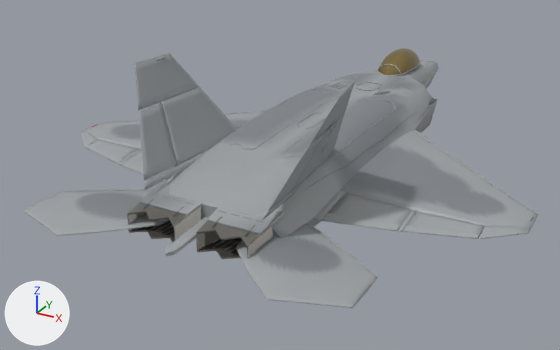
The Blender file assets/models/kestrel.blend: old version first, new version second.
Both versions are drawn from a 50 mm camera at (9.44, -20.98, 8.45) aimed at (-1.12, -1.78, -1.15). Arrows for +X, +Y and +Z are at lower left; the lights stay in place. The older version comes first.

Objects in the first picture: 'CS_aileron_L', 'CS_aileron_R', 'CS_flaperon_R', 'CS_rudder_L', 'CS_rudder_R', 'CS_stab_L', 'CS_stab_R', 'F22A / Gold coated canopy', 'F22A / Heat stained nozzle petals', 'F22A / Nozzle inner heat shielding', 'F22A / RAM edge coating', 'F22A / Raptor cool grey skin' and 3 more.
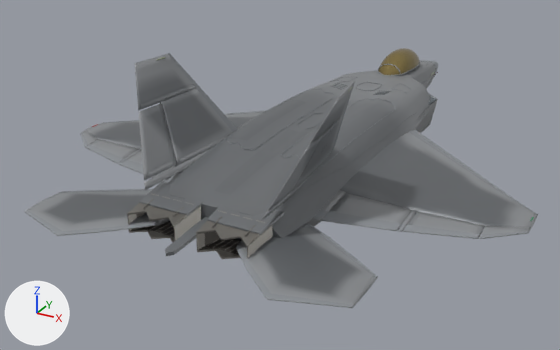
Pixel boxes [x1, y1, x2, y2] of what changed, in the pictures (560 x 350 px):
'F22A / Raptor cool grey skin', reshaped
    before: [80, 53, 538, 256]
    after: [80, 54, 538, 256]
part 1 of me_continuous_chined_fuselage, added
    after: [221, 99, 306, 141]
part 2 of me_continuous_chined_fuselage, added
    after: [214, 129, 308, 195]
part 3 of me_continuous_chined_fuselage, reshaped
    before: [220, 60, 438, 140]
    after: [168, 62, 436, 238]
part 4 of me_continuous_chined_fuselage, recoloured (darker)
    both: [80, 54, 538, 256]
part 5 of me_continuous_chined_fuselage, recoloured (darker)
    both: [80, 54, 538, 256]
part 6 of me_separate_swept_stabilator, reshaped
    before: [61, 189, 127, 192]
    after: [75, 189, 152, 192]
part 7 of me_separate_swept_stabilator, reshaped
    before: [25, 210, 156, 235]
    after: [25, 210, 157, 235]
part 8 of me_separate_swept_stabilator, recoloured (darker)
    both: [24, 191, 169, 236]
part 9 of me_separate_swept_stabilator, recoloured (darker)
    both: [24, 191, 169, 236]
part 10 of me_separate_swept_stabilator, recoloured
    both: [70, 189, 153, 192]
part 11 of me_separate_swept_stabilator_001, reshaped
    before: [306, 223, 378, 277]
    after: [305, 223, 378, 278]
part 12 of me_separate_swept_stabilator_001, reshaped
    before: [236, 245, 353, 307]
    after: [236, 244, 353, 307]
part 13 of me_separate_swept_stabilator_001, recoloured (darker)
    both: [239, 226, 377, 308]
part 14 of me_separate_swept_stabilator_001, recoloured (darker)
    both: [239, 226, 377, 308]
part 15 of me_separate_swept_stabilator_001, recoloured
    both: [307, 224, 376, 276]

Edits to the bpy script that builds the scene:
```text
Add mat_raptor_metallic_grey_camouflage:
    mat_raptor_metallic_grey_camouflage = bpy.data.materials.new('Raptor metallic grey camouflage')
    mat_raptor_metallic_grey_camouflage.use_nodes = True; mat_raptor_metallic_grey_camouflage.node_tree.nodes.clear()
    _N = mat_raptor_metallic_grey_camouflage.node_tree.nodes; _L = mat_raptor_metallic_grey_camouflage.node_tree.links
    n0 = _N.new('ShaderNodeBsdfPrincipled'); n0.name = 'Principled BSDF'
    n0.inputs[1].default_value = 0.3  # 'Metallic'
    n0.inputs[2].default_value = 0.46  # 'Roughness'
    n1 = _N.new('ShaderNodeOutputMaterial'); n1.name = 'Material Output'
    n2 = _N.new('ShaderNodeVertexColor'); n2.name = 'Color Attribute'
    n2.layer_name = 'Paint'
    _L.new(n0.outputs[0], n1.inputs[0])  # 'BSDF' to 'Surface'
    _L.new(n2.outputs[0], n0.inputs[0])  # 'Color' to 'Base Color'
Add mat_light_ghost_grey_edge_trim:
    mat_light_ghost_grey_edge_trim = principled_material('Light ghost grey edge trim')
    mat_light_ghost_grey_edge_trim.base_color = (0.262, 0.28, 0.3)  # grey #8c9095
    mat_light_ghost_grey_edge_trim.metallic = 0.04
    mat_light_ghost_grey_edge_trim.roughness = 0.7
Change me_continuous_chined_fuselage:
    remove me_continuous_chined_fuselage.from_pydata(...)  # 6350 vertices, 6241 faces; spans x -6.8..6.8, y -9.0..8.3, z -0.9..3.3
    add me_continuous_chined_fuselage.from_pydata(...)  # 7438 vertices, 7245 faces; spans x -6.8..6.8, y -9.0..7.7, z -0.9..3.3
    me_continuous_chined_fuselage part 1: a new loose piece of 297 vertices spanning x -1.6..-0.8, y -4.6..-0.7, z 0.8..1.0, in mat_raptor_metallic_grey_camouflage
    me_continuous_chined_fuselage part 2: a new loose piece of 217 vertices spanning x -0.3..0.3, y -6.7..-2.8, z 0.5..0.8, in mat_raptor_metallic_grey_camouflage
    me_continuous_chined_fuselage part 3: 12 vertices moved within x -1.5..1.5, y -4.2..7.7, z 0.1..0.8; 96 vertices removed from x -0.6..0.6, y 7.8..8.3, z -0.3..0.3; 670 vertices added at x -2.1..2.1, y -7.2..7.7, z 0.1..1.0
    me_continuous_chined_fuselage part 4: 5435 kept faces spanning x -6.8..6.8, y -9.0..7.7, z -0.9..3.3 get new vertex colours; the middle colour goes from grey #9ea2a5 to grey #7a7d80
    me_continuous_chined_fuselage part 5: 5436 faces spanning x -6.8..6.8, y -9.0..7.7, z -0.9..3.3 switch from mat_raptor_cool_grey_skin to mat_raptor_metallic_grey_camouflage
Change me_separate_swept_stabilator:
    remove me_separate_swept_stabilator.from_pydata(...)  # 1924 vertices, 1884 faces; spans x -3.28..0.0, y -2.46..0.99, z -0.15..0.15
    add me_separate_swept_stabilator.from_pydata(...)  # 1984 vertices, 1940 faces; spans x -3.28..0.0, y -2.46..0.99, z -0.15..0.15
    me_separate_swept_stabilator part 6: 15 vertices removed from x -3.28..0.0, y -0.64..0.87, z 0.02..0.04; 45 vertices added at x -3.28..0.0, y -0.68..0.92, z 0.02..0.06
    me_separate_swept_stabilator part 7: 15 vertices removed from x -3.28..0.0, y -2.33..-0.88, z 0.02..0.04; 45 vertices added at x -3.28..0.0, y -2.4..-0.86, z 0.02..0.05
    me_separate_swept_stabilator part 8: 1745 kept faces spanning x -3.28..0.0, y -2.46..0.99, z -0.15..0.15 get new vertex colours; the middle colour goes from grey #a6aaad to grey #898c8f
    me_separate_swept_stabilator part 9: 1748 faces spanning x -3.28..0.0, y -2.46..0.99, z -0.15..0.15 switch from mat_raptor_cool_grey_skin to mat_raptor_metallic_grey_camouflage
    me_separate_swept_stabilator part 10: 104 faces spanning x -3.28..0.0, y -0.63..0.9, z 0.02..0.05 switch from mat_ram_edge_coating (grey #abadaf) to mat_light_ghost_grey_edge_trim (grey #8c9095)
Change me_separate_swept_stabilator_001:
    remove me_separate_swept_stabilator_001.from_pydata(...)  # 1924 vertices, 1884 faces; spans x 0.0..3.28, y -2.46..0.99, z -0.15..0.15
    add me_separate_swept_stabilator_001.from_pydata(...)  # 1984 vertices, 1940 faces; spans x 0.0..3.28, y -2.46..0.99, z -0.15..0.15
    me_separate_swept_stabilator_001 part 11: 15 vertices removed from x 0.0..3.28, y -0.64..0.87, z 0.02..0.04; 45 vertices added at x 0.0..3.28, y -0.68..0.92, z 0.02..0.06
    me_separate_swept_stabilator_001 part 12: 15 vertices removed from x 0.0..3.28, y -2.33..-0.88, z 0.02..0.04; 45 vertices added at x 0.0..3.28, y -2.4..-0.86, z 0.02..0.05
    me_separate_swept_stabilator_001 part 13: 1748 kept faces spanning x 0.0..3.28, y -2.46..0.99, z -0.15..0.15 get new vertex colours; the middle colour goes from grey #a6aaad to grey #8b8d91
    me_separate_swept_stabilator_001 part 14: 1748 faces spanning x 0.0..3.28, y -2.46..0.99, z -0.15..0.15 switch from mat_raptor_cool_grey_skin to mat_raptor_metallic_grey_camouflage
    me_separate_swept_stabilator_001 part 15: 104 faces spanning x 0.0..3.28, y -0.63..0.9, z 0.02..0.05 switch from mat_ram_edge_coating (grey #abadaf) to mat_light_ghost_grey_edge_trim (grey #8c9095)
```
